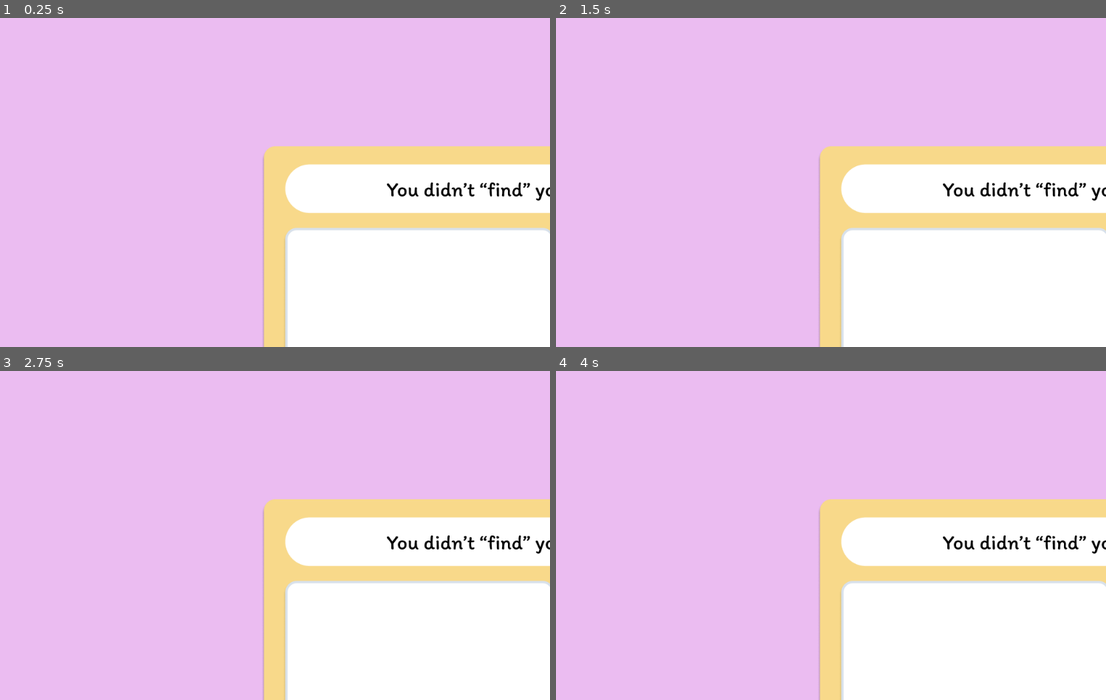
Above: before the commit, frames 1-4 (two rows, left to right).
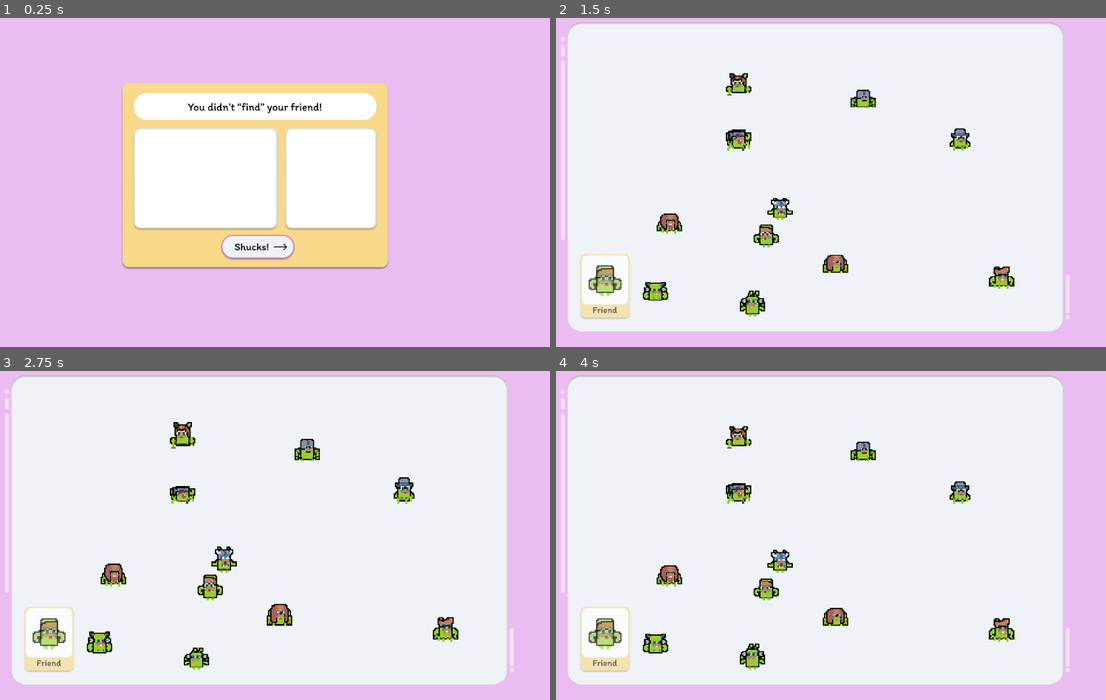
Above: after the commit, the same moments.

Repository: brettkolodny/find-your-friend
Game: Godot game, scene res://Scenes/LoseScreen/LoseScreen.tscn
Same seed, same stepped clock (60 frames per second), same inputs: the game is played once before the commit and once after it. This scene is started directly instead of the project's main scene.
Inputs (mouse positions are in pixels of both pictures, inside the frame that each line leads up to):
- Up to frame 1 (0.25 s): no input
- Up to frame 2 (1.5 s): click (814, 248) at 0.52 s; move the mouse to (974, 317) at 1.27 s
- Up to frame 3 (2.75 s): move the mouse to (137, 545) at 2.02 s
- Up to frame 4 (4 s): move the mouse to (869, 449) at 2.77 s; move the mouse to (781, 598) at 3.52 s

The runs differ from the first frame. In frame 1, 48% of the frame differs, in the area x 22-100%, y 19-100%; in frame 2, 74%; in frame 3, 74%, in the area x 0-100%, y 1-100%; in frame 4, 74%.
Error before the commit: Invalid operands 'Nil' and 'int' in operator '/'. (res://Scenes/LevelWinScreen/Assets/enterReasons.gd:14)

Commit message:
fixed up lose screen

Diff:
--- a/Scenes/LoseScreen/LoseScreen.tscn
+++ b/Scenes/LoseScreen/LoseScreen.tscn
@@ -1,8 +1,9 @@
-[gd_scene load_steps=5 format=2]
+[gd_scene load_steps=6 format=2]
 
 [ext_resource path="res://Scenes/LoseScreen/Assets/Friend Not Found.png" type="Texture" id=1]
-[ext_resource path="res://Scenes/LevelWinScreen/Assets/enterReasons.gd" type="Script" id=2]
+[ext_resource path="res://Scenes/LoseScreen/loseScript.gd" type="Script" id=2]
 [ext_resource path="res://Scenes/LoseScreen/loseText.gd" type="Script" id=3]
+[ext_resource path="res://Scenes/LoseScreen/Shucks.png" type="Texture" id=4]
 
 [sub_resource type="RichTextEffect" id=1]
 script = ExtResource( 3 )
@@ -11,14 +12,15 @@
 [node name="Lose Text" type="Node2D"]
 
 [node name="Sprite" type="Sprite" parent="."]
-position = Vector2( 960, 540 )
+position = Vector2( 513, 301 )
+scale = Vector2( 0.533, 0.553 )
 texture = ExtResource( 1 )
 
 [node name="RichTextLabel" type="RichTextLabel" parent="."]
-margin_left = 590.0
-margin_top = 410.0
-margin_right = 1006.0
-margin_bottom = 691.0
+margin_left = 310.0
+margin_top = 226.0
+margin_right = 545.0
+margin_bottom = 388.0
 bbcode_enabled = true
 bbcode_text = "testsetsetsetset"
 text = "testsetsetsetset"
@@ -28,15 +30,25 @@
 "_edit_use_anchors_": false
 }
 
-[node name="Button" type="Button" parent="."]
-margin_left = 832.0
-margin_top = 722.0
-margin_right = 1090.0
-margin_bottom = 815.0
-shortcut_in_tooltip = false
-flat = true
+[node name="ColorRect" type="ColorRect" parent="."]
+margin_left = 428.0
+margin_top = 399.0
+margin_right = 626.0
+margin_bottom = 455.0
+color = Color( 0.976471, 0.854902, 0.545098, 1 )
 __meta__ = {
 "_edit_use_anchors_": false
 }
 
-[connection signal="pressed" from="Button" to="RichTextLabel" method="_on_Button_pressed"]
+[node name="TextureButton" type="TextureButton" parent="."]
+margin_left = 452.0
+margin_top = 405.0
+margin_right = 714.0
+margin_bottom = 496.0
+rect_scale = Vector2( 0.5, 0.5 )
+texture_normal = ExtResource( 4 )
+__meta__ = {
+"_edit_use_anchors_": false
+}
+
+[connection signal="pressed" from="TextureButton" to="RichTextLabel" method="_on_TextureButton_pressed"]
--- /dev/null
+++ b/Scenes/LoseScreen/loseScript.gd
@@ -0,0 +1,22 @@
+extends RichTextLabel
+
+
+# Declare member variables here. Examples:
+# var a = 2
+# var b = "text"
+
+
+# Called when the node enters the scene tree for the first time.
+func _ready():
+	pass # Replace with function body.
+	var tempString = "[font=res://Scenes/LevelWinScreen/Assets/freshImportFont.tres][wait time=1][color=black]Aww man you didn't find your friend. [wait time=2]Better luck next time!"
+
+	self.bbcode_text = tempString
+# Called every frame. 'delta' is the elapsed time since the previous frame.
+#func _process(delta):
+#	pass
+
+
+func _on_TextureButton_pressed():
+	Global.next_level()
+	pass # Replace with function body.
Binary file added: Scenes/LoseScreen/Shucks.png
Not shown, added: Scenes/LoseScreen/Shucks.png.import
